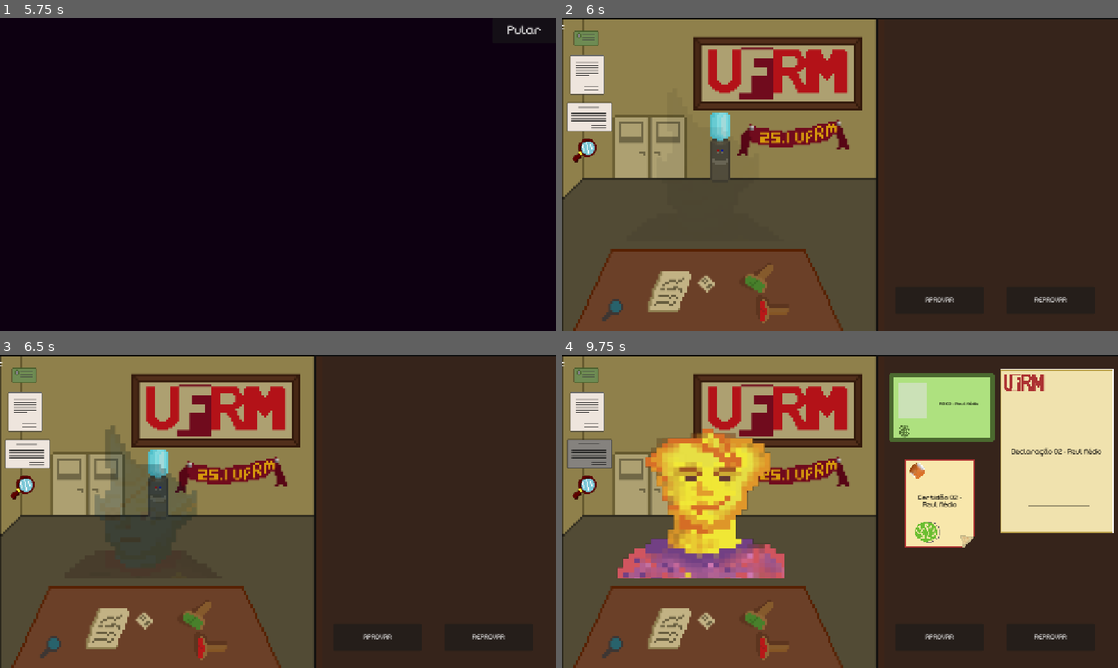
Above: before the commit, frames 1-4 (two rows, left to right).
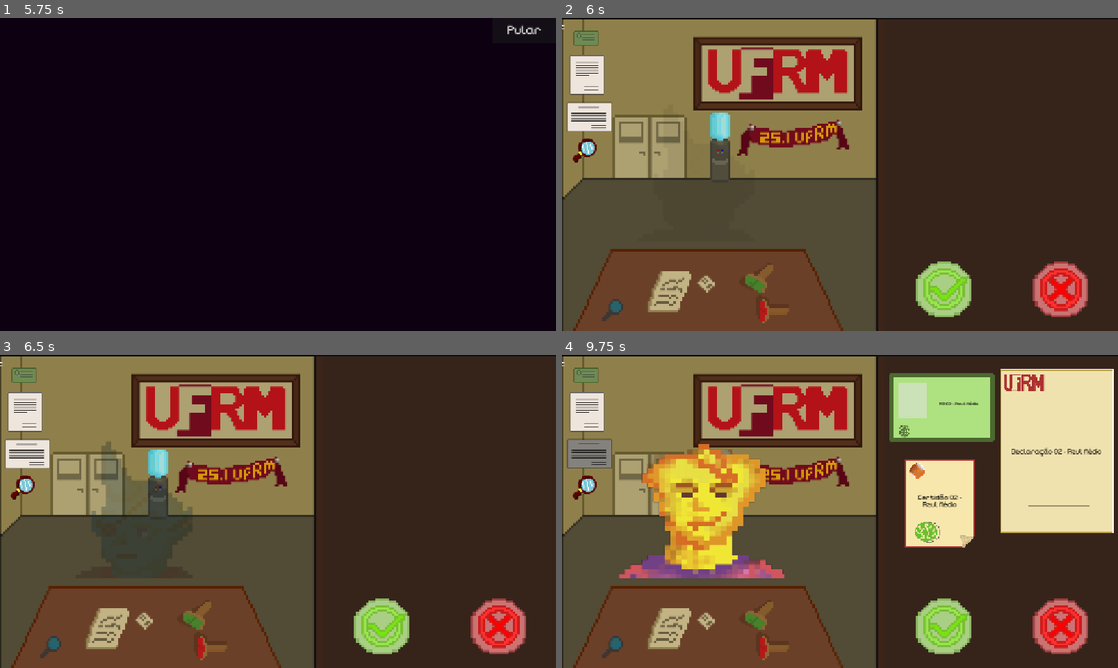
Above: after the commit, the same moments.

Repository: felipemarley/any_colour_you_like
Game: Godot game, scene res://scenes/screens/main_menu.tscn
The game is run twice, just before and just after one commit, with the same random seed, the same clock (stepped at 60 frames per second) and the same inputs.
Inputs (mouse positions are in pixels of both pictures, inside the frame that each line leads up to; where the layout moved, square brackets give the same spot in the first picture):
- Up to frame 1 (5.75 s): click "INICIAR" at 0.5 s; move the mouse to (400, 158) at 1.27 s; click (400, 158) at 1.42 s; tap Enter at 2, 3.5 s; drag from (166, 190) to (250, 237) at 2.02 s; tap Space at 2.75, 4.25 s; move the mouse to (333, 105) at 2.77 s; click (333, 105) at 2.92 s; drag from (250, 237) to (111, 127) at 3.52 s; move the mouse to (444, 221) at 4.27 s; click (444, 221) at 4.42 s; drag from (111, 127) to (194, 96) at 5.02 s
- Up to frame 2 (6 s): click "Pular" at 5.75 s
- Up to frame 3 (6.5 s): no input
- Up to frame 4 (9.75 s): click (945, 627) [940, 636] at 6.5 s; click (1062, 627) [1051, 636] at 7.25 s; click (589, 386) at 8 s; click (595, 420) at 8.75 s; click (589, 455) at 9.5 s

Frame 1 is identical in both runs. In frame 2, 3.0% of the frame differs, in the area x 63-95%, y 77-96%; in frame 3, 4.1%; in frame 4, 11%, in the area x 10-95%, y 23-96%.

Commit message:
feat: troca de textura dos botoes

Diff:
--- /dev/null
+++ b/scenes/components/b_aprovar.tscn
@@ -0,0 +1,13 @@
+[gd_scene load_steps=2 format=3 uid="uid://bg8nrq1w2nuph"]
+
+[ext_resource type="Script" uid="uid://ctgmhiqo2fks0" path="res://scripts/b_aprovar.gd" id="1_msqr7"]
+
+[node name="b_aprovar" type="Button"]
+offset_left = 46.0
+offset_top = 617.0
+offset_right = 249.0
+offset_bottom = 680.0
+text = "APROVAR"
+script = ExtResource("1_msqr7")
+
+[connection signal="pressed" from="." to="." method="_on_pressed"]
--- a/scenes/screens/game.tscn
+++ b/scenes/screens/game.tscn
@@ -26,7 +26,11 @@
 [ext_resource type="PackedScene" uid="uid://bxvm4kooiohjk" path="res://scenes/components/document_declaracao_zoom.tscn" id="18_2xi1w"]
 [ext_resource type="Script" uid="uid://bk6uwfla5akf1" path="res://scripts/b_reprovar.gd" id="18_fw3uj"]
 [ext_resource type="Script" uid="uid://beer7ol0bbhd6" path="res://scripts/ending.gd" id="19_fw3uj"]
+[ext_resource type="Texture2D" uid="uid://bq7tclnp83xsb" path="res://assets/ferramenta-banca/selo_positivo.png" id="24_4tvho"]
 [ext_resource type="PackedScene" uid="uid://uoro18rf0nxu" path="res://scenes/components/document_certidao_zoom.tscn" id="24_r6qep"]
+[ext_resource type="Texture2D" uid="uid://dd0oiml7db6kk" path="res://assets/ferramenta-banca/selo_positivo-hover.png" id="25_50tgx"]
+[ext_resource type="Texture2D" uid="uid://bba11ioc1s4lm" path="res://assets/ferramenta-banca/selo_negtivo.png" id="25_ieted"]
+[ext_resource type="Texture2D" uid="uid://d0y20cu463stk" path="res://assets/ferramenta-banca/selo-negativo-hover.png" id="26_qrbu1"]
 
 [sub_resource type="AtlasTexture" id="AtlasTexture_0lfbs"]
 atlas = ExtResource("2_oni8f")
@@ -888,7 +892,7 @@
 
 [node name="et" type="AnimatedSprite2D" parent="HSplitContainer/SubViewportContainer/SubViewport"]
 show_behind_parent = true
-position = Vector2(335, 345)
+position = Vector2(326, 382)
 scale = Vector2(1.30029, 1.10352)
 sprite_frames = SubResource("SpriteFrames_yqjtg")
 animation = &"blue-03"
@@ -958,23 +962,28 @@
 offset_right = -11.0
 offset_bottom = -311.0
 
-[node name="b_aprovar" type="Button" parent="HSplitContainer/documents"]
+[node name="b_aprovar" type="TextureButton" parent="HSplitContainer/documents"]
 layout_mode = 0
-offset_left = 46.0
-offset_top = 617.0
-offset_right = 249.0
-offset_bottom = 680.0
-text = "APROVAR"
+offset_left = 94.0
+offset_top = 559.0
+offset_right = 222.0
+offset_bottom = 687.0
+mouse_default_cursor_shape = 2
+texture_normal = ExtResource("24_4tvho")
+texture_pressed = ExtResource("25_50tgx")
+texture_hover = ExtResource("25_50tgx")
 script = ExtResource("17_2xi1w")
 
-[node name="b_reprovar" type="Button" parent="HSplitContainer/documents"]
+[node name="b_reprovar" type="TextureButton" parent="HSplitContainer/documents"]
 layout_mode = 0
-offset_left = 302.0
-offset_top = 617.0
-offset_right = 505.0
-offset_bottom = 680.0
-text = "REPROVAR
-"
+offset_left = 363.0
+offset_top = 559.0
+offset_right = 491.0
+offset_bottom = 687.0
+mouse_default_cursor_shape = 2
+texture_normal = ExtResource("25_ieted")
+texture_pressed = ExtResource("26_qrbu1")
+texture_hover = ExtResource("26_qrbu1")
 script = ExtResource("18_fw3uj")
 
 [node name="ending" type="ColorRect" parent="."]
@@ -1034,6 +1043,7 @@
 text = "SAIR"
 
 [node name="ZOOM" type="Node2D" parent="."]
+visible = false
 position = Vector2(-2, 6)
 
 [node name="rg" parent="ZOOM" instance=ExtResource("17_0v2ir")]
--- a/scripts/b_aprovar.gd
+++ b/scripts/b_aprovar.gd
@@ -1,4 +1,4 @@
-extends Button
+extends TextureButton
 @onready var rg = $"../rg"
 @onready var certidao = $"../certidao"
 @onready var declaracao = $"../declaracao"
--- a/scripts/b_reprovar.gd
+++ b/scripts/b_reprovar.gd
@@ -1,4 +1,4 @@
-extends Button
+extends TextureButton
 @onready var rg = $"../rg"
 @onready var certidao = $"../certidao"
 @onready var declaracao = $"../declaracao"
--- a/scripts/document_scene.gd
+++ b/scripts/document_scene.gd
@@ -1,7 +1,7 @@
 extends Panel
 
-@onready var botao_anterior: Button = $b_aprovar
-@onready var botao_proximo: Button = $b_reprovar
+@onready var botao_anterior: TextureButton = $b_aprovar
+@onready var botao_proximo: TextureButton = $b_reprovar
 @onready var sprite: AnimatedSprite2D = get_node("../SubViewportContainer/SubViewport/et")
 @onready var ending: ColorRect = $"../../ending"
 const NOVA_CENA = "res://cenas/proxima_etapa.tscn"
Binary file added: assets/ferramenta-banca/selo-negativo-hover.png
Not shown, added: assets/ferramenta-banca/selo-negativo-hover.png.import
Binary file added: assets/ferramenta-banca/selo_negtivo.png
Not shown, added: assets/ferramenta-banca/selo_negtivo.png.import
Binary file added: assets/ferramenta-banca/selo_positivo-hover.png
Not shown, added: assets/ferramenta-banca/selo_positivo-hover.png.import
Binary file added: assets/ferramenta-banca/selo_positivo.png
Not shown, added: assets/ferramenta-banca/selo_positivo.png.import
Not shown: 1 places in scenes/screens/game.tscn that only renumber resources
